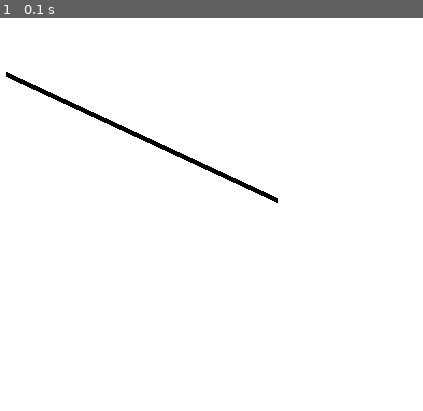
Above: before the commit, frame 1.
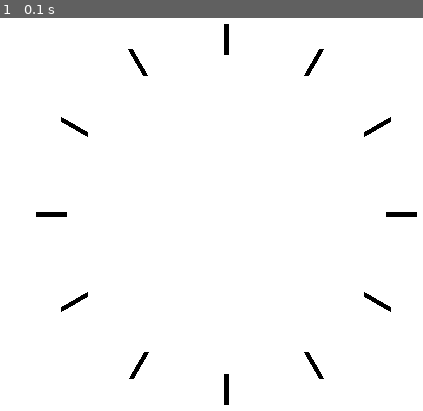
Above: after the commit, the same moment.

Repository: marcojs253-crypto/daki-
Game: pygame game, started from ur- start.py
Same seed, same stepped clock (60 frames per second), same inputs: the game is played once before the commit and once after it.
Inputs:
- Up to frame 1 (0.1 s): no input

The runs differ from the first frame. In frame 1, 1.8% of the frame differs, in the area x 1-99%, y 1-99%.

Commit message:
ur undt om

Diff:
--- a/ur- start.py
+++ b/ur- start.py
@@ -1,22 +1,74 @@
-import pygame
-import math
+import pygame, math  # HVAD: Hent værktøjer udefra
+                     # HVORFOR: Vi skal bruge vindue/grafik og cos/sin
 
-pygame.init()
-screen = pygame.display.set_mode((640, 480))
-screen.fill((255, 255, 255))
+pygame.init()        # HVAD: Start pygame
+                     # HVORFOR: Skal gøres før pygame virker
 
-start_point = (100, 100)
-angle = 25
-length = 300
-end_x = start_point[0] + length * math.cos(math.radians(angle))
-end_y = start_point[1] + length * math.sin(math.radians(angle))
-end_point = (end_x, end_y)
+# HVAD: Lav et vindue
+skaerm = pygame.display.set_mode((640, 480))
+# HVORFOR: Vi skal have noget at tegne på
 
-pygame.draw.line(screen, (0,0,0), start_point, end_point, 5)
+# HVAD: Gør baggrunden hvid
+skaerm.fill((255, 255, 255))
+# HVORFOR: Så vi kan se vores sorte streger
 
+# HVAD: Bestem hvor urets centrum skal være
+centrum_x = 320  # VI bestemmer dette tal (midten af 640)
+centrum_y = 240  # VI bestemmer dette tal (midten af 480)
+
+# HVAD: Beregn radius (afstand fra centrum til kant)
+radius = 240 - 50  # VI beregner: 190
+# HVORFOR: Fordi vores første punkt var (320, 50)
+
+# HVAD: Bestem streg-egenskaber
+streg_laengde = 30  # hvor langt ind
+streg_tyk = 5       # hvor tyk streg
+
+# HVAD: Lav en funktion (kode-maskine)
+def punkt_paa_cirkel(cx, cy, radius, vinkel_fra_kl12_grader):
+    # cx og cy er NAVNE på tal som sendes ind senere
+    # De er IKKE magiske—vi kunne kalde dem hvad som helst
+
+    # HVAD: Konverter vinkel til det math kan forstå
+    vinkel_radianer = math.radians(vinkel_fra_kl12_grader - 90)
+    # HVORFOR: math.cos/sin bruger radianer, ikke grader
+
+    # HVAD: Beregn punkt på cirkel
+    x = cx + radius * math.cos(vinkel_radianer)
+    y = cy + radius * math.sin(vinkel_radianer)
+    # HVORFOR: Det er matematisk formel for cirkel-punkter
+
+    # HVAD: Gør til heltal
+    return (int(x), int(y))
+    # HVORFOR: Skærmpixels skal være hele tal
+
+# HVAD: Gentag 12 gange
+for i in range(12):  # i bliver 0, 1, 2, ..., 11
+    # HVAD: Beregn vinkel for denne streg
+    vinkel_grader = i * 30  # 0, 30, 60, ..., 330
+
+    # HVAD: Brug vores funktion til at finde yderpunkt
+    start_ude = punkt_paa_cirkel(centrum_x, centrum_y, radius, vinkel_grader)
+    #                           320       240      190     0/30/60/...
+    # Her bliver cx=320, cy=240 inde i funktionen
+
+    # HVAD: Brug samme funktion til inderpunkt
+    slut_ind = punkt_paa_cirkel(centrum_x, centrum_y, radius - streg_laengde, vinkel_grader)
+    #                          320       240      160              0/30/60/...
+    # Her bliver cx=320, cy=240 igen
+
+    # HVAD: Tegn streg
+    pygame.draw.line(skaerm, (0, 0, 0), start_ude, slut_ind, streg_tyk)
+    # HVORFOR: Det tegner fra yderpunkt til inderpunkt
+
+# HVAD: Vis det tegnede
 pygame.display.flip()
-while True:
-    for event in pygame.event.get():
-        if event.type == pygame.QUIT:
-            pygame.quit()
-            exit()
+
+# HVAD: Hold vindue åbent
+koerer = True
+while koerer:  # gentag for evigt
+    for haendelse in pygame.event.get():  # tjek om noget sker
+        if haendelse.type == pygame.QUIT:  # hvis der klikkes luk
+            koerer = False  # stop løkken
+
+pygame.quit()  # ryd op
